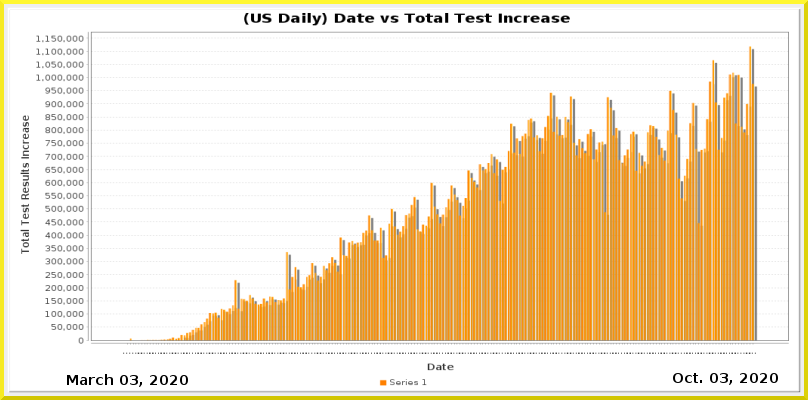
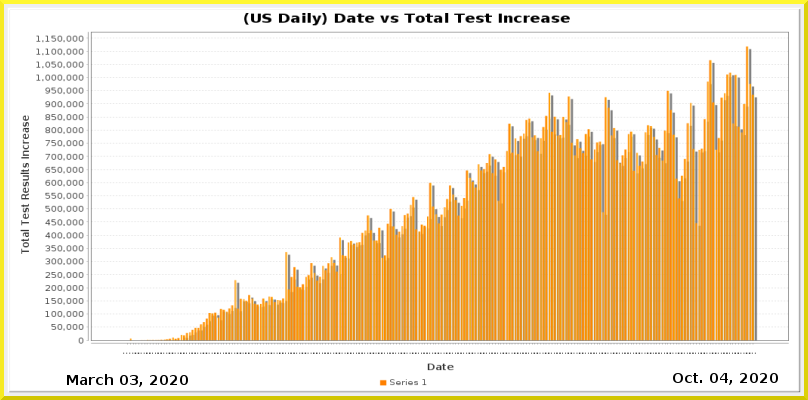
The second w=808, h=400 image is a revision of the first. Changes to its layers:
painted on "Current Date" over [720, 373, 728, 383]
painted on "Date_vs_TestIncrease.png" over [134, 46, 758, 354]
